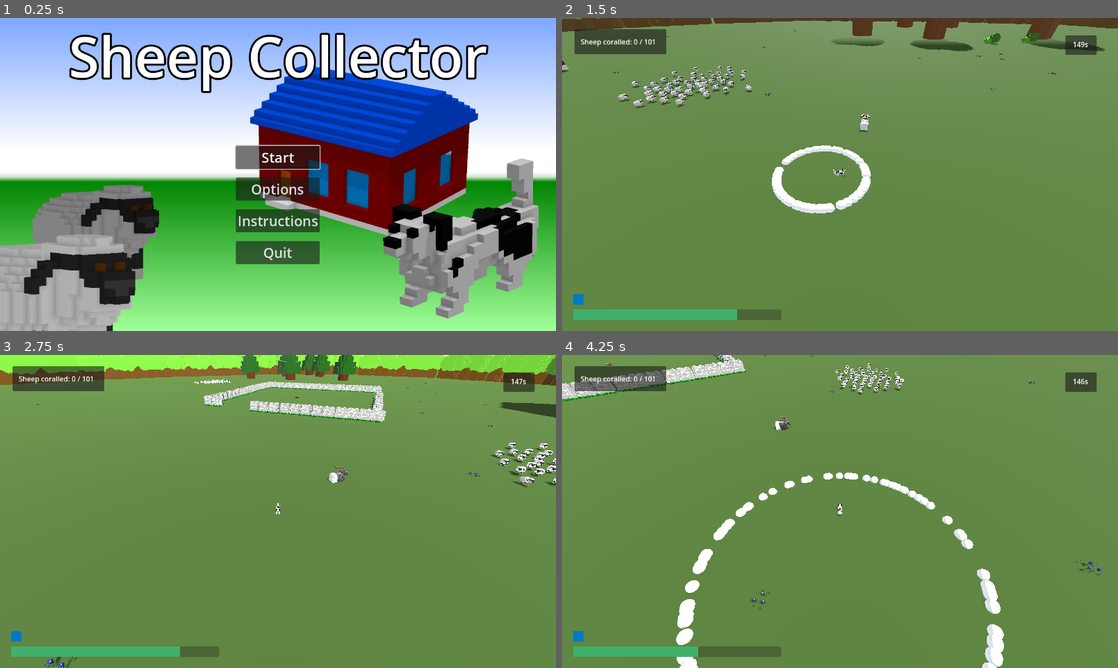
Above: before the commit, frames 1-4 (two rows, left to right).
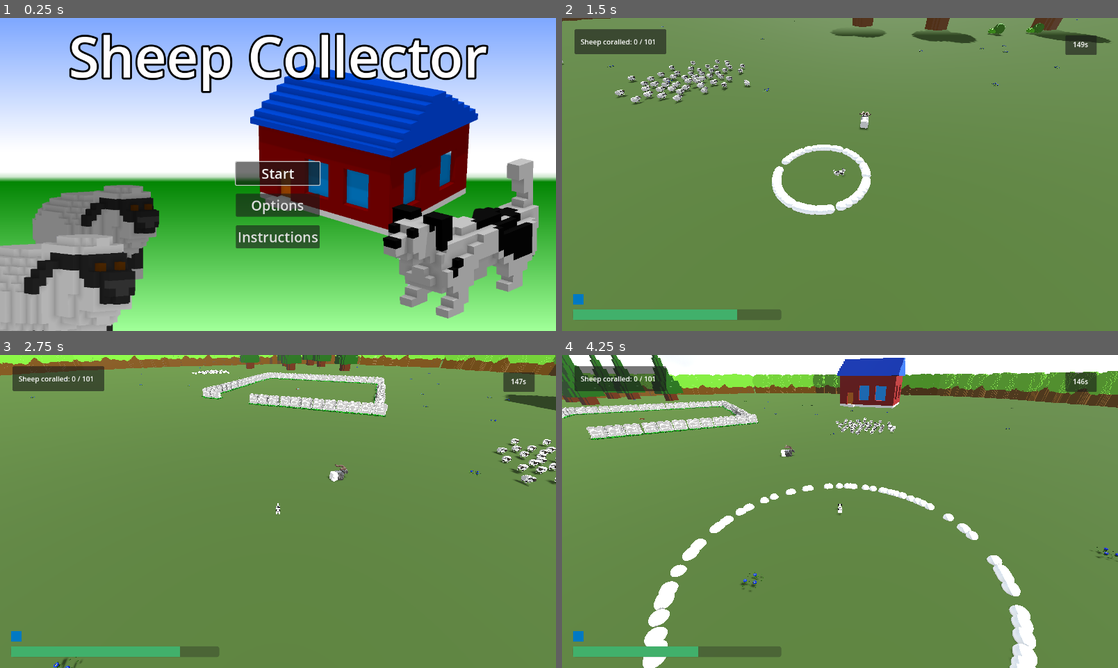
Above: after the commit, the same moments.

Repository: hunttis/ld-58
Game: Godot game, scene res://assets/scenes/master.tscn
Same seed, same stepped clock (60 frames per second), same inputs: the game is played once before the commit and once after it.
Inputs (mouse positions are in pixels of both pictures, inside the frame that each line leads up to):
- Up to frame 1 (0.25 s): no input
- Up to frame 2 (1.5 s): click "Start" at 0.5 s; move the mouse to (962, 158) at 1.27 s; hold D (move_right) from 1.28 s (still down); hold Q (ability_bark) from 1.28 s (still down)
- Up to frame 3 (2.75 s): move the mouse to (166, 527) at 2.02 s; release D (move_right) at 2.03 s; release Q (ability_bark) at 2.03 s; hold S (move_back) from 2.03 s (still down); tap Space (ability_dash) at 2.1 s
- Up to frame 4 (4.25 s): move the mouse to (895, 442) at 2.77 s; release S (move_back) at 2.78 s; hold D (move_right) 2.78-3.53 s; hold Shift (ability_sprint) 2.78-3.53 s; move the mouse to (812, 574) at 3.52 s; hold W (move_forward) from 3.53 s (still down); tap Q (ability_bark) at 3.6 s

The runs differ from the first frame. In frame 1, 3.9% of the frame differs, in the area x 42-58%, y 40-79%; in frame 2, 5.4%; in frame 3, 10%; in frame 4, 20%, in the area x 0-100%, y 0-100%.

Commit message:
remove quit button, fix return to main focus

Diff:
--- a/assets/scenes/menus/game_end_screen.gd
+++ b/assets/scenes/menus/game_end_screen.gd
@@ -3,6 +3,8 @@
 @onready var lossfare = $lossfare
 
 func _ready():
+  %BackToMenuButton.grab_focus()
+
   $MenuContainer/HBoxContainer/Content/VBoxContainer/RescueCountLabel.text = Global.endScreenText
   $MenuContainer/HBoxContainer/Content/VBoxContainer/GameoverLabel.text = Global.endScreenTitle
   Input.set_mouse_mode(Input.MOUSE_MODE_VISIBLE)
--- a/assets/scenes/menus/game_end_screen.tscn
+++ b/assets/scenes/menus/game_end_screen.tscn
@@ -95,6 +95,7 @@
 size_flags_stretch_ratio = 0.1
 
 [node name="BackToMenuButton" type="Button" parent="MenuContainer/HBoxContainer/Content/VBoxContainer"]
+unique_name_in_owner = true
 layout_mode = 2
 theme_override_font_sizes/font_size = 64
 text = "Return to menu"
--- a/assets/scenes/menus/main_menu.tscn
+++ b/assets/scenes/menus/main_menu.tscn
@@ -94,7 +94,7 @@
 layout_mode = 2
 size_flags_vertical = 3
 size_flags_stretch_ratio = 0.0
-focus_neighbor_top = NodePath("../QuitButton")
+focus_neighbor_top = NodePath("../InstructionsButton")
 theme_override_font_sizes/font_size = 32
 text = "Start"
 
@@ -105,14 +105,9 @@
 
 [node name="InstructionsButton" type="Button" parent="ScreenSizeContainer/VerticalContainer/MenuButtons"]
 layout_mode = 2
+focus_neighbor_bottom = NodePath("../StartButton")
 theme_override_font_sizes/font_size = 32
 text = "Instructions"
-
-[node name="QuitButton" type="Button" parent="ScreenSizeContainer/VerticalContainer/MenuButtons"]
-layout_mode = 2
-focus_neighbor_bottom = NodePath("../StartButton")
-theme_override_font_sizes/font_size = 32
-text = "Quit"
 
 [node name="BottomSpacer" type="Control" parent="ScreenSizeContainer/VerticalContainer"]
 layout_mode = 2
@@ -141,4 +136,3 @@
 [connection signal="pressed" from="ScreenSizeContainer/VerticalContainer/MenuButtons/StartButton" to="." method="_on_start_button_pressed"]
 [connection signal="pressed" from="ScreenSizeContainer/VerticalContainer/MenuButtons/OptionsButton" to="." method="_on_options_button_pressed"]
 [connection signal="pressed" from="ScreenSizeContainer/VerticalContainer/MenuButtons/InstructionsButton" to="." method="_on_instructions_button_pressed"]
-[connection signal="pressed" from="ScreenSizeContainer/VerticalContainer/MenuButtons/QuitButton" to="." method="_on_quit_button_pressed"]
